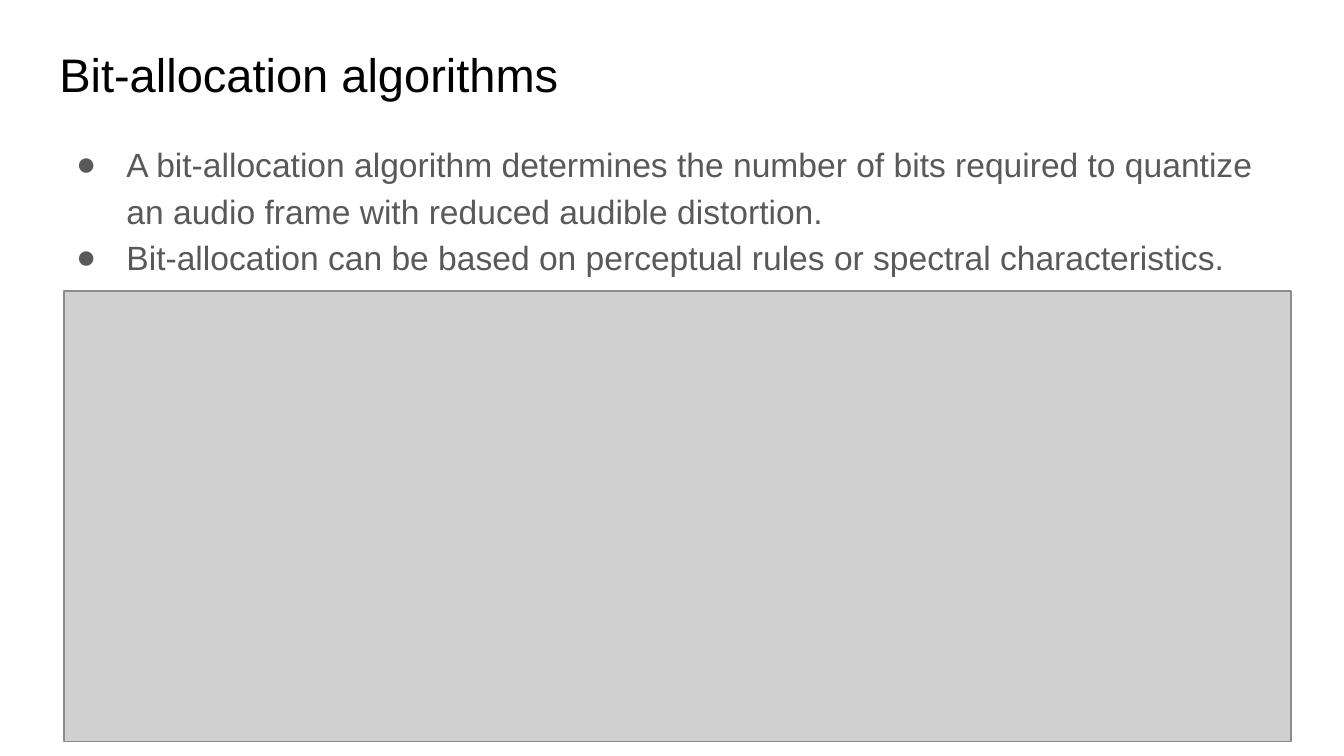
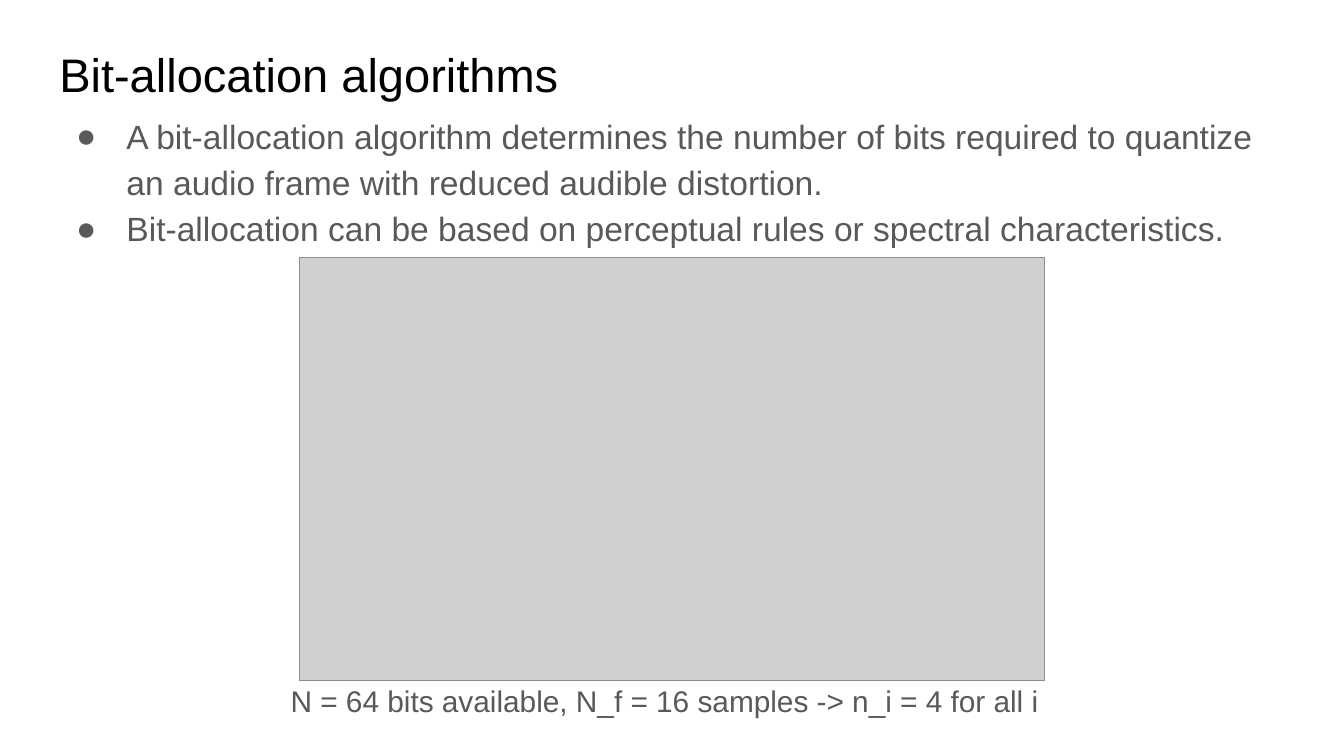
Before and after one commit to xserra/audio-coding-materials, a slide deck: slide 18 of lectures/2. Quantization and _entropy coding.pptx (slide 16 before the commit). Drawn at 1344x756 pixels with LibreOffice and Linux fonts; fonts in the diff are those of the drawing; grey boxes stand for pictures. Boxes give left, top, right and bottom in pixels: in the first picture for what was removed or moved away, otherwise in the second. Text is boxed around its words. In the diff, an @@ line names an element or a change of style, - is before the commit and + after.

```diff
--- a/lectures/2. Quantization and _entropy coding.pptx
+++ b/lectures/2. Quantization and _entropy coding.pptx
@@ text "A bit-allocation algorithm determines the ...": place and size @@
-text "A bit-allocation algorithm determines the ..." at [126,152,1252,276]
+text "A bit-allocation algorithm determines the ..." at [126,124,1252,247]
@@ picture added at [300,257,1044,680] @@
@@ picture removed at [63,292,1290,742] @@
@@ text added at [291,690,1039,717], 16 pt, text #595959 @@
+N = 64 bits available, N_f = 16 samples -> n_i = 4 for all i
```
Also in this commit, not shown: 11 other slides changed, 4 slides added, 1 slide removed.
